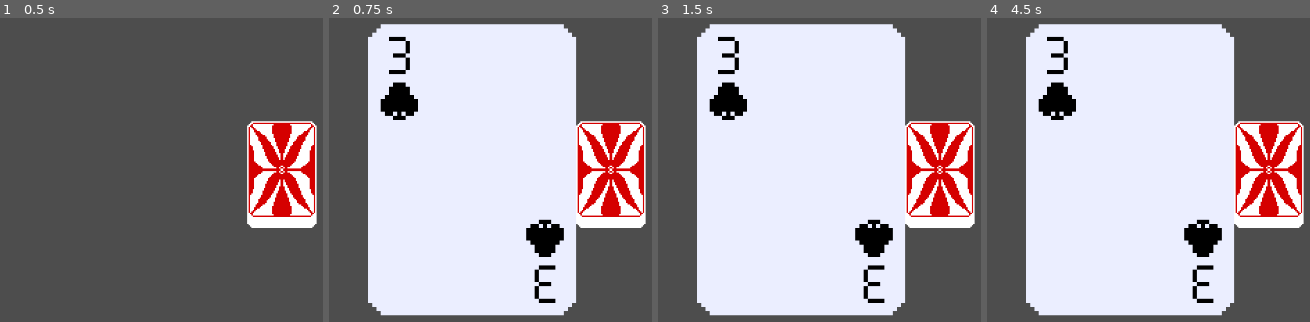
Above: before the commit, frames 1-4 (left to right).
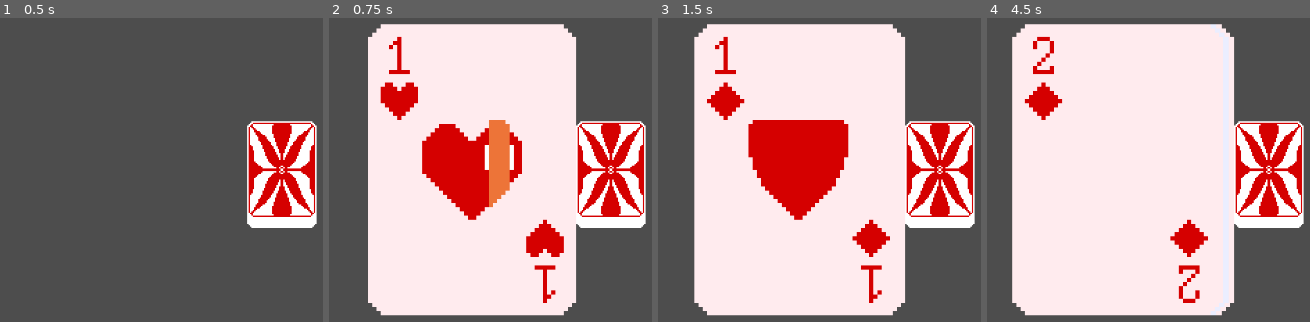
Above: after the commit, the same moments.

Repository: YouthHalo/The-Last-Hand
Game: Godot game, scene res://scenes/main.tscn
Two runs of this game, one before a commit and one after it. Both use one fixed random seed, a clock stepped at 60 frames per second and the inputs below.
Inputs (mouse positions are in pixels of both pictures, inside the frame that each line leads up to):
- Up to frame 1 (0.5 s): no input
- Up to frame 2 (0.75 s): tap Enter at 0.5 s; move the mouse to (outside the picture) at 0.52 s; click (outside the picture) at 0.67 s
- Up to frame 3 (1.5 s): tap Space at 1.25 s; move the mouse to (725, 176) at 1.27 s; click (725, 176) at 1.42 s
- Up to frame 4 (4.5 s): tap Enter at 2, 3.5 s; move the mouse to (1293, 54) at 2.02 s; click (1293, 54) at 2.17 s; tap Space at 2.75, 4.25 s; move the mouse to (1174, 242) at 2.77 s; click (1174, 242) at 2.92 s; move the mouse to (outside the picture) at 3.52 s; click (outside the picture) at 3.67 s; move the mouse to (outside the picture) at 4.27 s; click (outside the picture) at 4.42 s

Frame 1 is identical in both runs. In frame 2, 10% of the frame differs, in the area x 15-73%, y 5-94%; in frame 3, 12%, in the area x 11-73%, y 1-99%; in frame 4, 8.3%.

Commit message:
array for deck added

Diff:
--- a/scripts/card.gd
+++ b/scripts/card.gd
@@ -1,13 +1,15 @@
 extends Node2D
 
-var num = 22
+var num = 0
 # Called when the node enters the scene tree for the first time.
 func _ready() -> void:
-	print("bruh")
+	if num < 10:
+		$Sprite2D.texture = load("res://assets/cards/sprite_0" + str(num) + ".png")
+	else:
+		$Sprite2D.texture = load("res://assets/cards/sprite_" + str(num) + ".png")
+	print(num)
+	position = Vector2(-100-num*2, 0)
 	print(position)
-	$Sprite2D.texture = load("res://assets/cards/sprite_"+str(num)+".png")
-	#position = get_global_mouse_position()
-	position = Vector2(-100, 0)
 
 
 # Called every frame. 'delta' is the elapsed time since the previous frame.
--- a/scripts/deck.gd
+++ b/scripts/deck.gd
@@ -1,14 +1,24 @@
 extends Node2D
 
-@onready var card = preload("res://scenes/card.tscn").instantiate()
+@onready var card = preload("res://scenes/card.tscn")
+
+var currentcard = -1
+var deckArray = [
+	"2H", "3H", "4H", "5H", "6H", "7H", "8H", "9H", "TH", "JH", "QH", "KH", "AH",
+	"2D", "3D", "4D", "5D", "6D", "7D", "8D", "9D", "TD", "JD", "QD", "KD", "AD",
+	"2S", "3S", "4S", "5S", "6S", "7S", "8S", "9S", "TS", "JS", "QS", "KS", "AS",
+	"2C", "3C", "4C", "5C", "6C", "7C", "8C", "9C", "TC", "JC", "QC", "KC", "AC"
+];
 # Called when the node enters the scene tree for the first time.
 func _ready() -> void:
-	card.num=11
-
+	pass
 func _input(event: InputEvent) -> void:
 	if event is InputEventMouseButton and event.button_index == MOUSE_BUTTON_LEFT and event.pressed:
-
-		add_child(card)
+		var cardInstance= card.instantiate()
+		currentcard += 1
+		cardInstance.num = currentcard
+		add_child(cardInstance)
+		print(deckArray.size())
 
 # Called every frame. 'delta' is the elapsed time since the previous frame.
 func _process(delta: float) -> void:
